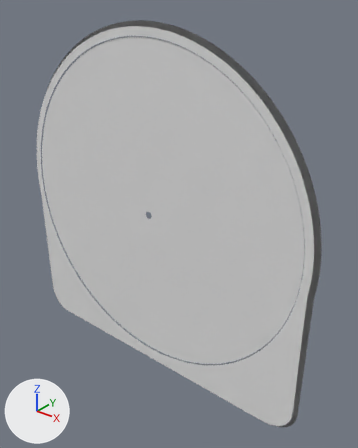
Before and after pictures for a commit that changed the OBJ model fork/floating-media/DATA/float_psp_refl5.obj.
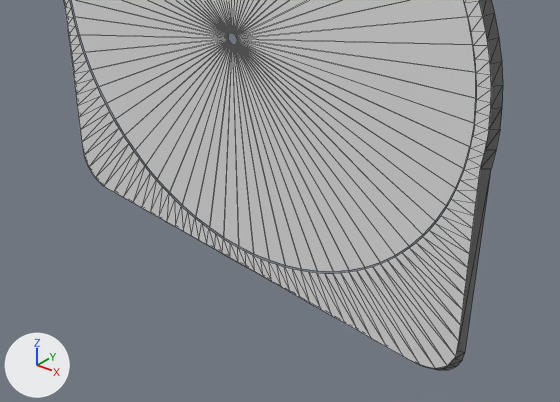
Each version is shown whole from a 50 mm camera at (1.58, -1.79, 1.08) aimed at (0.13, 0.03, -0.05), then close up on the part from 0% to 100% of the width and 43% to 100% of the height. Arrows for +X, +Y and +Z are at lower left; the lights stay in place. The first two pictures are the older version. The close-ups show mesh edges as thin lines. Where no turn or scale is listed for an object, it has been applied to the vertices.

In view in the first close-up: 'float_psp_refl5'.
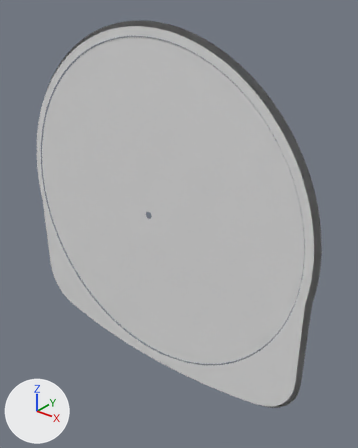
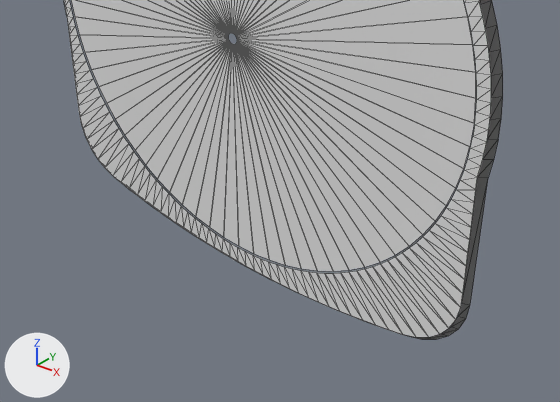
Changed parts and their boxes (x1, y1, x2, y2) in the close-ups (560 x 402 px; the box of a moved part takes in the faces that stretch with it):
'float_psp_refl5', reshaped: before (64, 0, 503, 370); after (64, 0, 503, 339)
part 1 of me_float_psp_refl5, moved or reshaped: before (77, 0, 503, 370); after (78, 0, 503, 339)

The edits, one by one:
me_float_psp_refl5 is used by ob_float_psp_refl5; location (0.0, 0.0, 0.0).
me_float_psp_refl5 had 548 vertices, 558 faces and spanned x -0.94..0.94, y -0.07..-0.05, z -0.96..0.93.
me_float_psp_refl5 now has 580 vertices, 592 faces and spans x -0.93..0.93, y -0.07..-0.05, z -0.96..0.94.
Part 1, on me_float_psp_refl5:
97 vertices are removed from x -0.94..0.93, y -0.07..-0.05, z -0.96..0.93.
121 faces are deleted.
3 vertices in x -0.25..0.21, y -0.07, z -0.95..-0.94 move by (0.0, 0.0, 0.01).
55 vertices move from x -0.93..0.94, y -0.07..-0.05, z -0.96..0.93 to x -0.92..0.92, y -0.07..-0.05, z -0.94..0.94.
122 vertices are added at x -0.93..0.93, y -0.07..-0.05, z -0.96..0.93.
7 new vertices lie (0.0, 0.0, 0.07) away from vertices in x -0.93..0.93, y -0.07..-0.05, z -0.1..0.03.
155 new faces join them.
